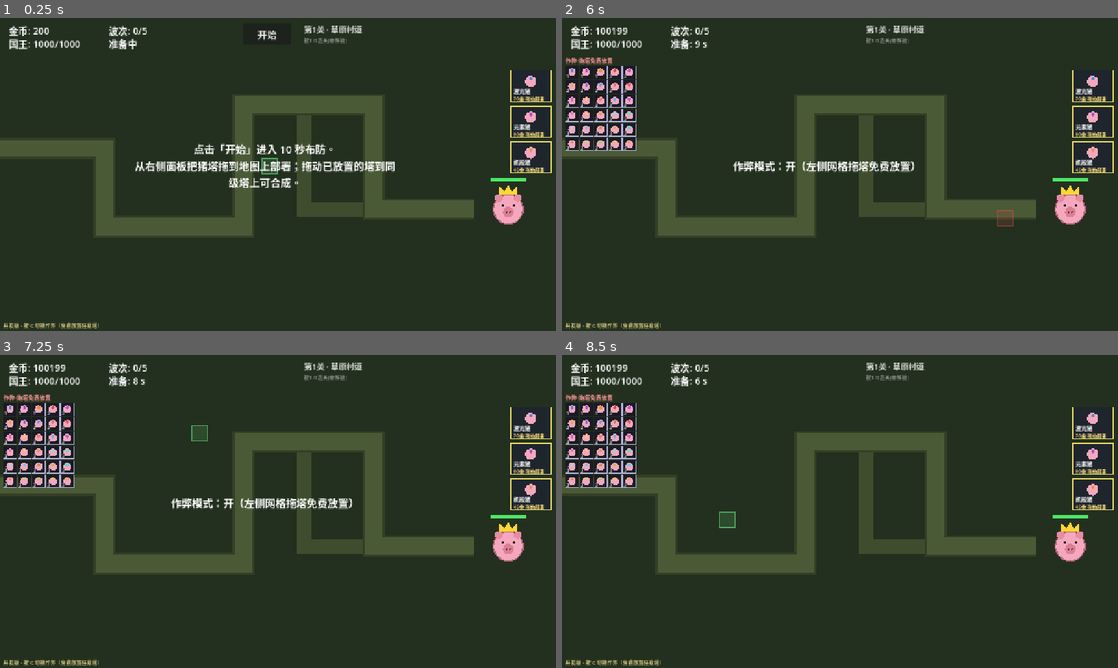
Above: before the commit, frames 1-4 (two rows, left to right).
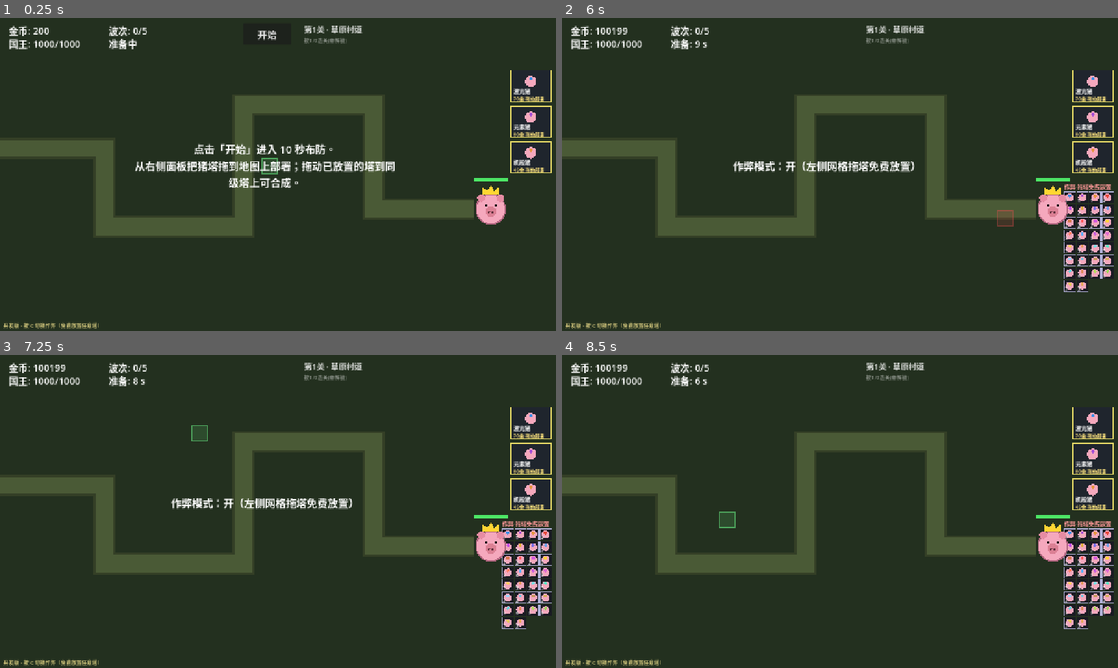
Above: after the commit, the same moments.

Repository: ABaiyc/maybe-td
Game: Godot game, scene res://scenes/main.tscn
Two runs of this game, one before a commit and one after it. Both use one fixed random seed, a clock stepped at 60 frames per second and the inputs below.
Inputs (mouse positions are in pixels of both pictures, inside the frame that each line leads up to):
- Up to frame 1 (0.25 s): no input
- Up to frame 2 (6 s): click "开始" at 0.5 s; tap Enter at 1.25, 3.5, 5.75 s; move the mouse to (962, 158) at 1.27 s; tap R at 1.35 s; click (962, 158) at 1.42 s; click "开始" at 2 s; tap Space at 2.75, 5 s; drag from (728, 190) to (812, 237) at 2.77 s; move the mouse to (895, 105) at 3.52 s; tap 1 at 3.6 s; click (895, 105) at 3.67 s; click "开始" at 4.25 s; drag from (812, 237) to (673, 127) at 5.02 s; move the mouse to (1006, 221) at 5.77 s; tap C at 5.85 s; click (1006, 221) at 5.92 s
- Up to frame 3 (7.25 s): tap Space at 6.5 s; drag from (111, 464) to (194, 433) at 6.52 s
- Up to frame 4 (8.5 s): move the mouse to (867, 511) at 7.27 s; tap N at 7.35 s; click (867, 511) at 7.42 s; drag from (756, 433) to (728, 527) at 8.02 s

The runs differ from the first frame. In frame 1, 2.0% of the frame differs, in the area x 53-95%, y 31-66%; in frame 2, 5.0%; in frame 3, 5.0%; in frame 4, 5.0%, in the area x 0-100%, y 12-88%.

Commit message:
fix(M3): 头狼改为阈值狂暴(加速+清负面) + 建造区/UI分区 + 国王移位
- 头狼：75/50/25%阈值瞬间狂暴(2.4倍速1.6s无视减速,泛红)并清除减速/灼烧/标记；废弃改路及岔路绘制
- 建造区划定：x>1120右侧UI栏永久禁建；作弊器移到右栏基础塔面板下方(悬停名称左弹)
- 两关国王移位1170→1130，第二关不再与基础塔UI重叠；国王周围禁建保留
- 无头断言：减速39→狂暴187.2、负面清除、全程通关零报错

Co-Authored-By: Claude Opus 4.8 <noreply@anthropic.com>

Diff:
--- a/data/enemy_defs.gd
+++ b/data/enemy_defs.gd
@@ -8,7 +8,7 @@
 	"fast": {"n": "疾风狼", "hp": 24.0, "speed": 165.0, "armor": 0.0, "reward": 7, "atk": 3.0, "radius": 11.0, "col": "9fb6c9", "boss": false},
 	"armored": {"n": "铁背狼", "hp": 130.0, "speed": 68.0, "armor": 0.4, "reward": 14, "atk": 7.0, "radius": 16.0, "col": "5a606b", "boss": false},
 	# Boss（M1 无特殊机制，纯肉）
-	"alpha": {"n": "头狼", "hp": 1400.0, "speed": 78.0, "armor": 0.2, "reward": 120, "atk": 16.0, "radius": 26.0, "col": "3a3f4a", "boss": true, "mech": "reroute"},
+	"alpha": {"n": "头狼", "hp": 1400.0, "speed": 78.0, "armor": 0.2, "reward": 120, "atk": 16.0, "radius": 26.0, "col": "3a3f4a", "boss": true, "mech": "rage"},
 	"wolf_sheep": {"n": "披着羊皮的狼", "hp": 1700.0, "speed": 86.0, "armor": 0.1, "reward": 140, "atk": 14.0, "radius": 24.0, "col": "e8e4d8", "boss": true, "mech": "stealth"},
 }
 
--- a/data/levels.gd
+++ b/data/levels.gd
@@ -15,7 +15,7 @@
 	"alt_branches": [
 		[Vector2(560, 200), Vector2(700, 200), Vector2(700, 440), Vector2(1090, 440)],
 	],
-	"king_pos": Vector2(1170, 440),
+	"king_pos": Vector2(1130, 440),
 	"slots": [
 		Vector2(140, 400), Vector2(360, 380), Vector2(360, 560),
 		Vector2(460, 300), Vector2(660, 320), Vector2(720, 540),
@@ -43,7 +43,7 @@
 	"alt_branches": [
 		[Vector2(300, 180), Vector2(460, 180), Vector2(460, 520), Vector2(940, 520)],
 	],
-	"king_pos": Vector2(1170, 240),
+	"king_pos": Vector2(1130, 240),
 	"slots": [
 		Vector2(180, 360), Vector2(420, 300), Vector2(460, 420),
 		Vector2(540, 360), Vector2(760, 360), Vector2(800, 420),
--- a/scripts/enemy.gd
+++ b/scripts/enemy.gd
@@ -15,10 +15,12 @@
 var radius: float = 13.0
 var is_boss: bool = false
 var color: Color = Color.GRAY
-var mech: String = ""            # Boss 机制: reroute(改路) / stealth(伪装)
+var mech: String = ""            # Boss 机制: rage(狂暴加速) / stealth(伪装)
 var stealth: bool = false        # 伪装态：自动索敌无法锁定，仅 E 系范围伤害可命中
-var alt_branches: Array = []     # 改路用备用分支（由 main 注入）
-var _reroute_thresholds: Array = [0.75, 0.5, 0.25]
+var _rage_thresholds: Array = [0.75, 0.5, 0.25]
+var _rage_t: float = 0.0         # 狂暴剩余时间（期间加速）
+const RAGE_SPEED := 2.4
+const RAGE_DUR := 1.6
 
 # debuff
 var slow_factor: float = 1.0
@@ -69,7 +71,7 @@
 	var target: Vector2 = waypoints[index]
 	var to_target: Vector2 = target - global_position
 	var dist: float = to_target.length()
-	var step: float = base_speed * slow_factor * delta
+	var step: float = _speed() * delta
 	if step >= dist:
 		global_position = target
 		index += 1
@@ -88,13 +90,21 @@
 		var to_king: Vector2 = _king.global_position - global_position
 		var d: float = to_king.length()
 		if d > 56.0:
-			global_position += to_king / d * base_speed * slow_factor * delta
+			global_position += to_king / d * _speed() * delta
 	_besiege_cd -= delta
 	if _besiege_cd <= 0.0:
 		_besiege_cd = BESIEGE_INTERVAL
 		GameState.damage_king(atk)
 
+func _speed() -> float:
+	var s := base_speed * slow_factor
+	if _rage_t > 0.0:
+		s = base_speed * RAGE_SPEED  # 狂暴期间无视减速全速冲刺
+	return s
+
 func _tick_debuffs(delta: float) -> void:
+	if _rage_t > 0.0:
+		_rage_t -= delta
 	if slow_time > 0.0:
 		slow_time -= delta
 		if slow_time <= 0.0:
@@ -138,32 +148,29 @@
 		GameState.add_gold(reward)
 		queue_free()
 	else:
-		_check_reroute()
+		_check_rage()
 		queue_redraw()
 
-## 头狼：血量掉过阈值时跳到备用分支路径（变异改路）
-func _check_reroute() -> void:
-	if mech != "reroute" or besieging or alt_branches.is_empty():
+## 头狼：血量每掉过 75%/50%/25% 阈值 → 瞬间狂暴加速 + 清除自身负面效果
+func _check_rage() -> void:
+	if mech != "rage":
 		return
 	var ratio := hp / max_hp
-	while not _reroute_thresholds.is_empty() and ratio <= _reroute_thresholds[0]:
-		_reroute_thresholds.pop_front()
-		_do_reroute()
-
-func _do_reroute() -> void:
-	var branch: Array = alt_branches[randi() % alt_branches.size()]
-	var new_wp := PackedVector2Array(branch)
-	# 找分支上最近的路点，从那里继续走
-	var best_i := 0
-	var best_d := INF
-	for i in new_wp.size():
-		var d := global_position.distance_to(new_wp[i])
-		if d < best_d:
-			best_d = d
-			best_i = i
-	waypoints = new_wp
-	index = best_i
-	_howl_flash = 0.5
+	while not _rage_thresholds.is_empty() and ratio <= _rage_thresholds[0]:
+		_rage_thresholds.pop_front()
+		_do_rage()
+
+func _do_rage() -> void:
+	# 清除负面效果
+	slow_factor = 1.0
+	slow_time = 0.0
+	burn_dps = 0.0
+	burn_time = 0.0
+	mark = 0.0
+	mark_time = 0.0
+	# 狂暴加速
+	_rage_t = RAGE_DUR
+	_howl_flash = 0.6
 	queue_redraw()
 
 var _howl_flash := 0.0
@@ -178,6 +185,8 @@
 	if _howl_flash > 0.0:
 		_howl_flash -= 0.016
 		draw_arc(Vector2.ZERO, radius + 8.0, 0.0, TAU, 24, Color(1, 0.3, 0.2, _howl_flash), 3.0)
+	if _rage_t > 0.0:
+		body = body.lerp(Color(1.0, 0.3, 0.2), 0.35)  # 狂暴泛红
 	draw_circle(Vector2.ZERO, radius, body)
 	draw_arc(Vector2.ZERO, radius, 0.0, TAU, 24, body.darkened(0.5), 2.0)
 	# 尖耳朵（狼）
--- a/scripts/main.gd
+++ b/scripts/main.gd
@@ -10,6 +10,9 @@
 const TOP_CLEAR := 80.0
 const SELL_REFUND := 0.6
 
+# 建造区边界：格子中心 x 超过此值为右侧 UI 栏，永久禁建
+const BUILD_RIGHT := 1120.0
+
 # 右侧基础塔面板
 const PAL_X := 1176.0
 const PAL_W := 92.0
@@ -56,12 +59,13 @@
 var deploy_free := false
 
 # 开发者作弊（按 C 开关）：直接放置任意塔，无需合成、无需金币
+# 面板位于右侧 UI 栏（基础塔面板下方），不占用建造区
 var cheat_on := false
 var cheat_ids: Array = []
-const CHEAT_X := 8.0
-const CHEAT_Y := 110.0
-const CHEAT_CELL := 30.0
-const CHEAT_COLS := 5
+const CHEAT_X := 1156.0
+const CHEAT_Y := 400.0
+const CHEAT_CELL := 26.0
+const CHEAT_COLS := 4
 
 # HUD
 var gold_label: Label
@@ -115,10 +119,10 @@
 			var bad := false
 			if center.y < TOP_CLEAR:
 				bad = true
+			elif center.x > BUILD_RIGHT:
+				bad = true  # 右侧 UI 栏（基础塔面板/作弊器）永久禁建
 			elif center.distance_to(kpos) < KING_CLEAR:
-				bad = true
-			elif _in_palette(center):
-				bad = true
+				bad = true  # 国王周围禁建
 			else:
 				for i in range(waypoints.size() - 1):
 					if _dist_point_seg(center, waypoints[i], waypoints[i + 1]) < PATH_CLEAR:
@@ -250,15 +254,13 @@
 func _spawn_enemy(enemy_id: String) -> void:
 	var e := Enemy.new()
 	e.setup(EnemyDefs.get_def(enemy_id), waypoints)
-	if e.mech == "reroute":
-		e.alt_branches = level.get("alt_branches", [])
 	enemies_container.add_child(e)
 	if e.is_boss:
 		match e.mech:
 			"stealth":
 				_set_message("⚠ Boss 出现：%s！\n它伪装成了羊——只有元素(E)系的塔能识破攻击它！" % e.def.get("n", ""), 4.0)
-			"reroute":
-				_set_message("⚠ Boss 出现：%s！\n它很狡猾，掉血会突然改走岔路！" % e.def.get("n", ""), 4.0)
+			"rage":
+				_set_message("⚠ Boss 出现：%s！\n它掉血会瞬间狂暴加速并甩掉一切负面效果！" % e.def.get("n", ""), 4.0)
 			_:
 				_set_message("⚠ Boss 出现：%s！" % e.def.get("n", ""), 2.5)
 
@@ -547,10 +549,6 @@
 # ── 绘制 ──
 func _draw() -> void:
 	draw_rect(Rect2(0, 0, 1280, 720), bg_color)
-	# 备用分支（头狼改路用），画淡一些
-	for branch in level.get("alt_branches", []):
-		var bp := PackedVector2Array(branch)
-		draw_polyline(bp, road_color.darkened(0.15), 34.0)
 	draw_polyline(waypoints, road_color.darkened(0.3), 50.0)
 	draw_polyline(waypoints, road_color, 40.0)
 	draw_circle(waypoints[0], 15.0, Color(0.7, 0.3, 0.3))
@@ -628,8 +626,7 @@
 	if hover_id != "":
 		var nm := TowerDefs.name_of(hover_id)
 		var bw := float(nm.length() * 15 + 16)
-		var bx: float = CHEAT_X + CHEAT_COLS * (CHEAT_CELL + 3.0) + 6.0
-		var box := Rect2(bx, mp.y - 12.0, bw, 24.0)
+		var box := Rect2(CHEAT_X - bw - 8.0, mp.y - 12.0, bw, 24.0)
 		draw_rect(box, Color(0, 0, 0, 0.8))
 		draw_string(_font, box.position + Vector2(8, 17), nm, HORIZONTAL_ALIGNMENT_LEFT, -1, 15, Color(1, 1, 0.85))
 
@@ -692,14 +689,15 @@
 	sheep.setup(EnemyDefs.get_def("wolf_sheep"), waypoints)
 	enemies_container.add_child(sheep)
 	print("[AUTOPLAY] stealth: hittable_by(B)=", sheep.hittable_by("B"), " hittable_by(E)=", sheep.hittable_by("E"), " hittable_by(LLLE)=", sheep.hittable_by("LLLE"))
-	# 改路机制断言：注入分支后打掉 30% 血，路点应切换
+	# 狂暴机制断言：上减速后打掉 30% 血 → 应清除减速并进入狂暴加速
 	var alpha := Enemy.new()
 	alpha.setup(EnemyDefs.get_def("alpha"), waypoints)
-	alpha.alt_branches = level.get("alt_branches", [])
 	enemies_container.add_child(alpha)
-	var wp_before := alpha.waypoints.duplicate()
+	alpha.apply_debuff("slow", 0.5, 5.0)
+	var slowed_speed := alpha._speed()
 	alpha.take_damage(alpha.max_hp * 0.3 / (1.0 - alpha.armor))
-	print("[AUTOPLAY] reroute: waypoints_changed=", alpha.waypoints != wp_before, " hp_ratio=%.2f" % (alpha.hp / alpha.max_hp))
+	print("[AUTOPLAY] rage: speed_before=", slowed_speed, " after=", alpha._speed(),
+		" debuff_cleared=", alpha.slow_time == 0.0, " raging=", alpha._rage_t > 0.0)
 	sheep.queue_free()
 	alpha.queue_free()
 	started = true
Not shown, changed: 修改日志.md
